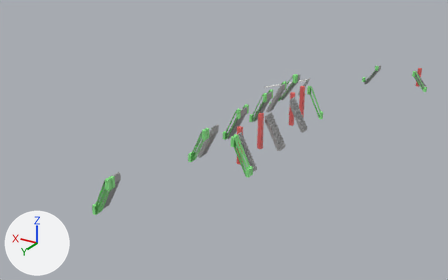
The FBX model Assets/models/2F-1F.fbx as it was, and as the next commit left it.
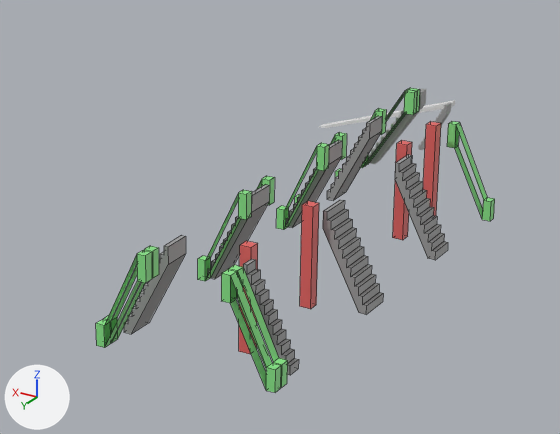
The first picture shows the older version from a 50 mm camera at (-179.0, 269.0, 100.0) aimed at (-31.0, 21.0, -24.0). The close-ups show the older and then the newer version on the part from 35% to 77% of the width and 16% to 68% of the height of that picture. Only the edits that show in the close-ups are written down. Lighting does not change. The marker at lower left points along +X, +Y and +Z. The close-ups show mesh edges as thin lines. Where no turn or scale is listed for an object, it has been applied to the vertices. Vertices at exactly the same position are counted once.

Names of what the first close-up shows: 'エスカレーター.008', 'エスカレーター.009', 'エスカレーター.011', 'エスカレーター.013', 'エスカレーター.015', 'エスカレーター.016', 'エスカレーター.017', 'エスカレーター.018', 'エスカレーター.019', 'エレベーター.003', 'エレベーター.004', '階段.009', '階段.010', '階段.012', '階段.013', '階段.014', '階段.015' and 9 more.
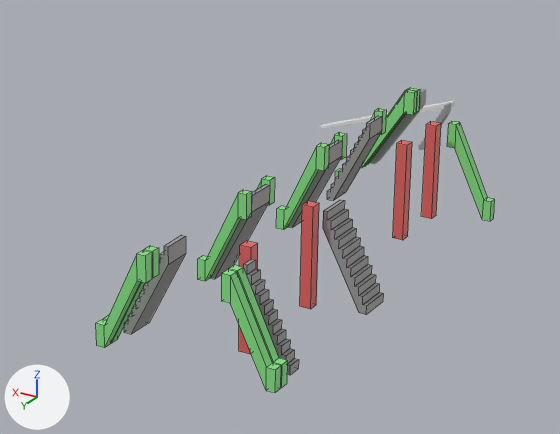
Where the newer file only moved an object's origin or applied its transform, the numbers keep the older frame.

Where the change shows, as pixel boxes [x1, y1, x2, y2] in the close-ups (560 x 434 px):
'階段.012', deleted: before [395, 154, 448, 260]
'エスカレーター.009', reshaped: before [365, 88, 420, 165]; after [366, 88, 420, 165]
part 1 of me_立方体_044, built on: [112, 282, 145, 343] in both
part 2 of me_立方体_047, built on: before [237, 298, 266, 368]; after [237, 271, 273, 363]
part 3 of me_立方体_042, built on: before [455, 146, 483, 218]; after [455, 127, 483, 218]
part 4 of me_立方体_038, built on: before [285, 170, 319, 229]; after [284, 146, 319, 229]
part 5 of me_立方体_027, built on: before [364, 113, 405, 167]; after [362, 91, 405, 168]
part 6 of me_立方体_045, built on: before [105, 281, 141, 347]; after [104, 255, 141, 347]
part 7 of me_立方体_046, built on: before [230, 300, 266, 389]; after [230, 276, 266, 389]
part 8 of me_立方体_035, built on: before [206, 218, 241, 281]; after [205, 194, 241, 281]
part 9 of me_立方体_028, reshaped: before [367, 114, 406, 165]; after [366, 89, 408, 165]

Patch to the scene script:
```diff
--- a/Assets/models/2F-1F.fbx.py
+++ b/Assets/models/2F-1F.fbx.py
@@ me_立方体_045 @@
 # verts and faces of me_立方体_045; kept vertices keep their numbers, new ones are numbered from 17
-me_立方体_045.from_pydata(...)  # 17 vertices, 12 faces; spans x -4.4..4.7, y -0.8..0.8, z -8.6..8.3
+me_立方体_045.from_pydata(...)  # 16 vertices, 14 faces; spans x -4.4..4.7, y -0.8..0.8, z -8.6..8.3
+# me_立方体_045 part 6
+delete_vertices([5])  # with the faces that use them
+faces += [(2, 4, 6, 3), (0, 4, 2, 7), (1, 8, 3, 6)]
 me_立方体_045.materials.append(mat_エスカレーター)
@@ me_立方体_028 @@
 # verts and faces of me_立方体_028; kept vertices keep their numbers, new ones are numbered from 17
-me_立方体_028.from_pydata(...)  # 17 vertices, 12 faces; spans x -5.9..6.3, y -0.6..0.6, z -8.6..8.3
+me_立方体_028.from_pydata(...)  # 16 vertices, 14 faces; spans x -5.9..6.3, y -0.6..0.6, z -8.6..8.3
+# me_立方体_028 part 9
+delete_vertices([5])  # with the faces that use them
+faces += [(2, 4, 6, 3), (0, 4, 2, 7), (1, 8, 3, 6)]
 me_立方体_028.materials.append(mat_エスカレーター)
@@ me_立方体_035 @@
 # verts and faces of me_立方体_035; kept vertices keep their numbers, new ones are numbered from 17
-me_立方体_035.from_pydata(...)  # 17 vertices, 12 faces; spans x -4.4..4.7, y -0.8..0.8, z -8.6..8.3
+me_立方体_035.from_pydata(...)  # 16 vertices, 14 faces; spans x -4.4..4.7, y -0.8..0.8, z -8.6..8.3
+# me_立方体_035 part 8
+delete_vertices([5])  # with the faces that use them
+faces += [(2, 4, 6, 3), (0, 4, 2, 7), (1, 8, 3, 6)]
 me_立方体_035.materials.append(mat_エスカレーター)
@@ me_立方体_046 @@
 # verts and faces of me_立方体_046; kept vertices keep their numbers, new ones are numbered from 17
-me_立方体_046.from_pydata(...)  # 17 vertices, 12 faces; spans x -4.7..4.4, y -0.8..0.8, z -8.6..8.3
+me_立方体_046.from_pydata(...)  # 16 vertices, 14 faces; spans x -4.7..4.4, y -0.8..0.8, z -8.6..8.3
+# me_立方体_046 part 7
+delete_vertices([5])  # with the faces that use them
+faces += [(2, 4, 6, 3), (0, 4, 2, 7), (1, 8, 3, 6)]
 me_立方体_046.materials.append(mat_エスカレーター)
@@ me_立方体_042 @@
 # verts and faces of me_立方体_042; kept vertices keep their numbers, new ones are numbered from 17
-me_立方体_042.from_pydata(...)  # 17 vertices, 12 faces; spans x -4.7..4.4, y -0.8..0.8, z -8.6..8.3
+me_立方体_042.from_pydata(...)  # 16 vertices, 14 faces; spans x -4.7..4.4, y -0.8..0.8, z -8.6..8.3
+# me_立方体_042 part 3
+delete_vertices([5])  # with the faces that use them
+faces += [(2, 4, 6, 3), (0, 4, 2, 7), (1, 8, 3, 6)]
 me_立方体_042.materials.append(mat_エスカレーター)
@@ me_立方体_038 @@
 # verts and faces of me_立方体_038; kept vertices keep their numbers, new ones are numbered from 17
-me_立方体_038.from_pydata(...)  # 17 vertices, 12 faces; spans x -4.4..4.7, y -0.8..0.8, z -8.6..8.3
+me_立方体_038.from_pydata(...)  # 16 vertices, 14 faces; spans x -4.4..4.7, y -0.8..0.8, z -8.6..8.3
+# me_立方体_038 part 4
+delete_vertices([5])  # with the faces that use them
+faces += [(2, 4, 6, 3), (0, 4, 2, 7), (1, 8, 3, 6)]
 me_立方体_038.materials.append(mat_エスカレーター)
@@ me_立方体_027 @@
 # verts and faces of me_立方体_027; kept vertices keep their numbers, new ones are numbered from 17
-me_立方体_027.from_pydata(...)  # 17 vertices, 12 faces; spans x -5.9..6.3, y -0.6..0.6, z -8.6..8.3
+me_立方体_027.from_pydata(...)  # 16 vertices, 14 faces; spans x -5.9..6.3, y -0.6..0.6, z -8.6..8.3
+# me_立方体_027 part 5
+delete_vertices([5])  # with the faces that use them
+faces += [(2, 4, 6, 3), (0, 4, 2, 7), (1, 8, 3, 6)]
 me_立方体_027.materials.append(mat_エスカレーター)
@@ me_立方体_044 @@
 # verts and faces of me_立方体_044; kept vertices keep their numbers, new ones are numbered from 17
-me_立方体_044.from_pydata(...)  # 17 vertices, 12 faces; spans x -4.4..4.7, y -0.8..0.8, z -8.6..8.3
+me_立方体_044.from_pydata(...)  # 16 vertices, 14 faces; spans x -4.4..4.7, y -0.8..0.8, z -8.6..8.3
+# me_立方体_044 part 1
+delete_vertices([5])  # with the faces that use them
+faces += [(2, 4, 6, 3), (0, 4, 2, 7), (1, 8, 3, 6)]
 me_立方体_044.materials.append(mat_エスカレーター)
@@ me_立方体_047 @@
 # verts and faces of me_立方体_047; kept vertices keep their numbers, new ones are numbered from 17
-me_立方体_047.from_pydata(...)  # 17 vertices, 12 faces; spans x -4.7..4.4, y -0.8..0.8, z -8.6..8.3
+me_立方体_047.from_pydata(...)  # 16 vertices, 14 faces; spans x -4.7..4.4, y -0.8..0.8, z -8.6..8.3
+# me_立方体_047 part 2
+delete_vertices([5])  # with the faces that use them
+faces += [(2, 4, 6, 3), (0, 4, 2, 7), (1, 8, 3, 6)]
 me_立方体_047.materials.append(mat_エスカレーター)
@@ ob_階段_012 @@
-ob_階段_012 = bpy.data.objects.new('階段.012', me_立方体_039)
```
